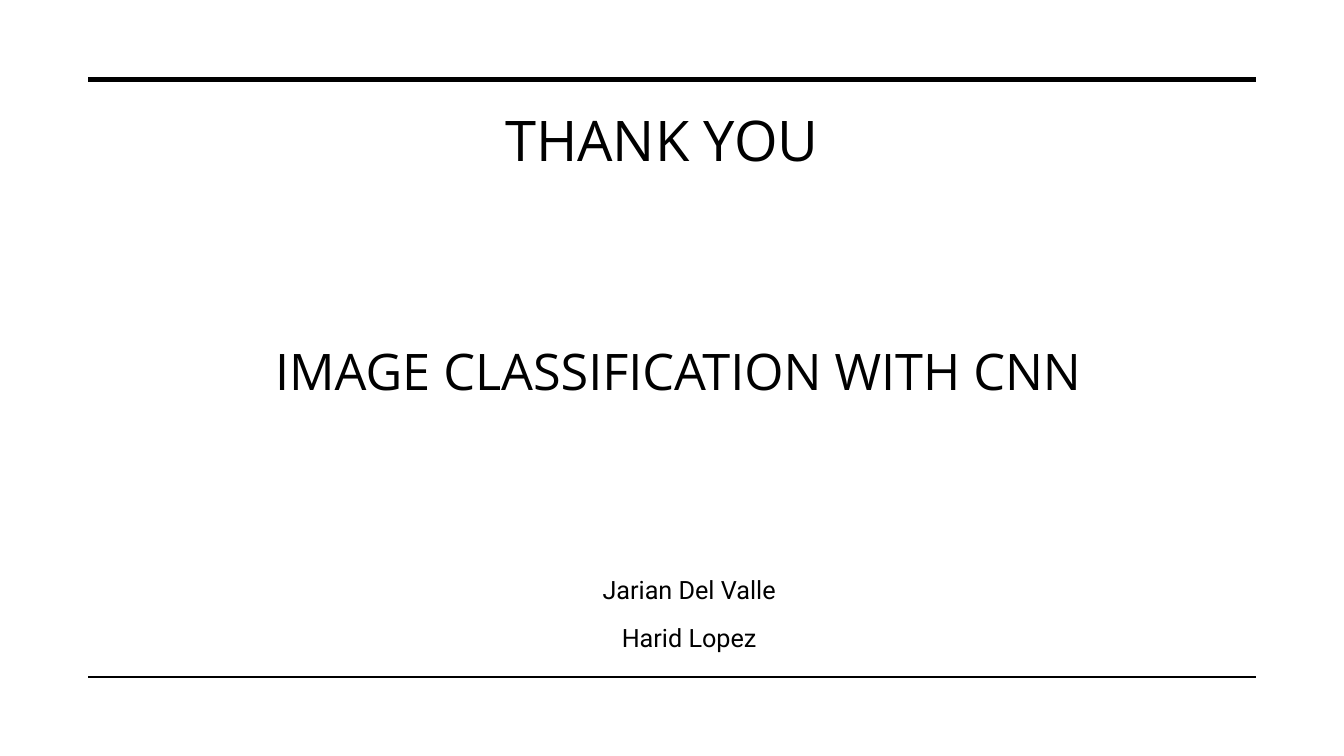
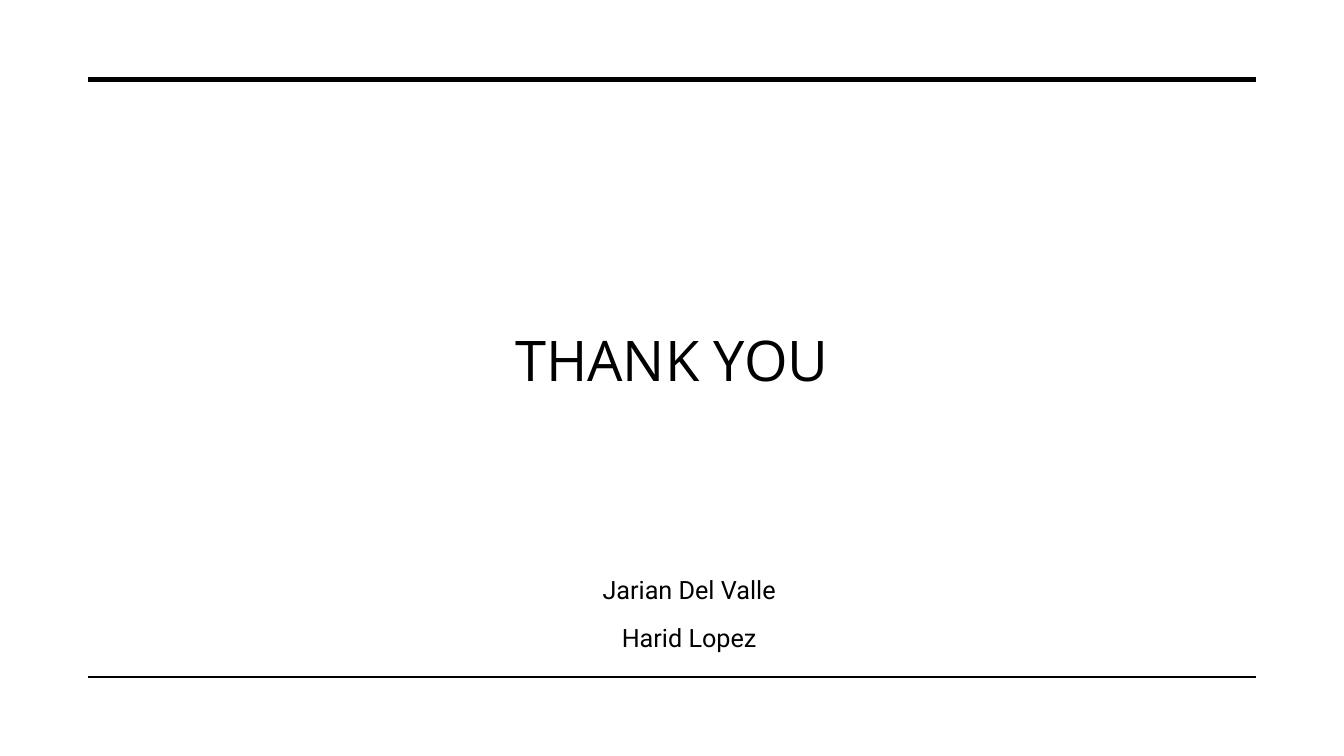
Before and after one commit to ProgrammingTechie27/Computer-Vision-Deep-Learning-Image-Classification-with-CNN, a slide deck: slide 12 of Image classification with CNN Presentation.pptx (slide 13 before the commit). Drawn at 1344x756 pixels with LibreOffice and Linux fonts; fonts in the diff are those of the drawing. Boxes give left, top, right and bottom in pixels: in the first picture for what was removed or moved away, otherwise in the second. Text is boxed around its words. In the diff, an @@ line names an element or a change of style, - is before the commit and + after.

```diff
--- a/Image classification with CNN Presentation.pptx
+++ b/Image classification with CNN Presentation.pptx
@@ title "THANK YOU": place and size @@
-title "THANK YOU" at <box>505,120,819,162</box>
+title "THANK YOU" at <box>515,340,829,382</box>
@@ title removed at <box>275,353,1081,391</box> @@
-IMAGE CLASSIFICATION WITH CNN
```
Also in this commit, not shown: 1 slide removed.
